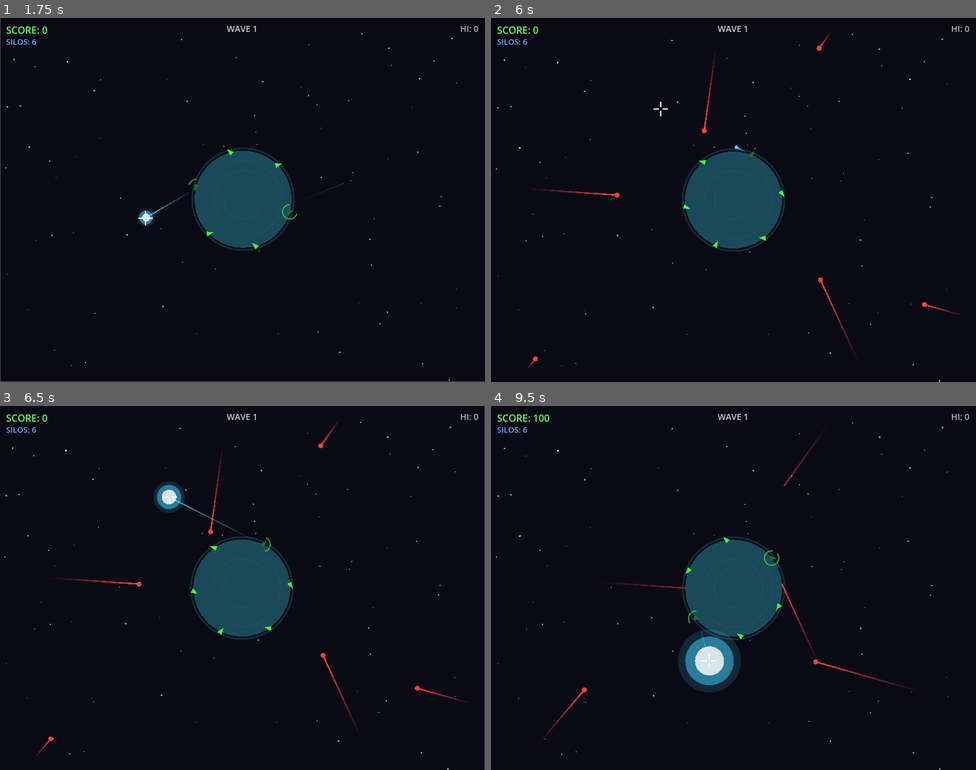
Above: before the commit, frames 1-4 (two rows, left to right).
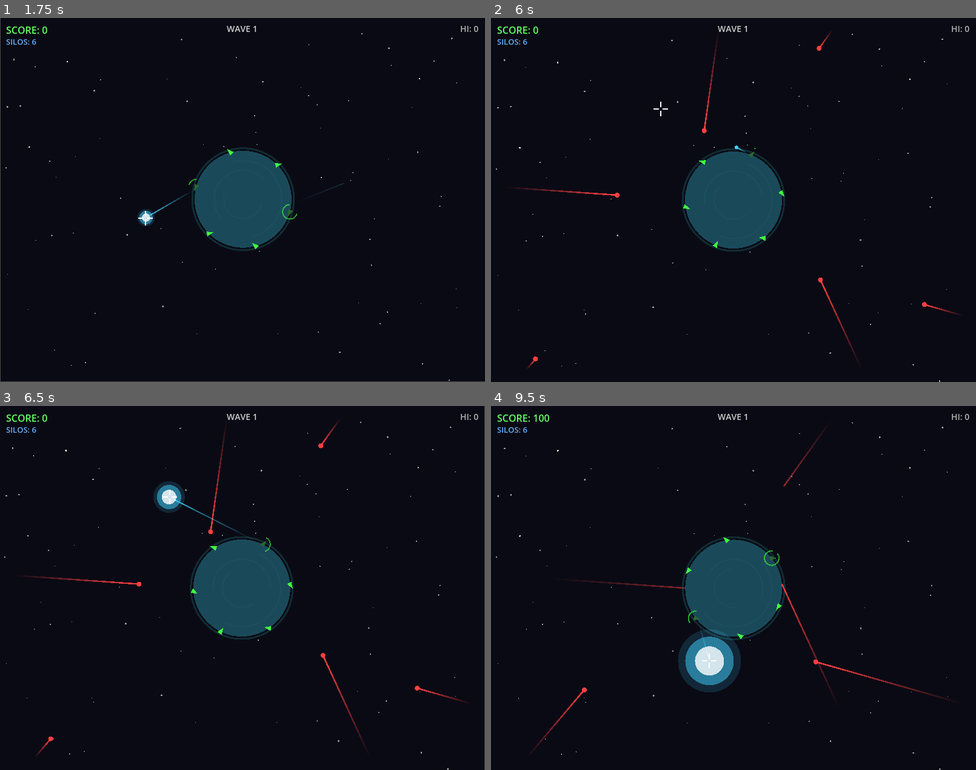
Above: after the commit, the same moments.

Repository: jtreguer/gamer_one
Game: Godot game, scene res://scenes/main.tscn
Two runs of this game, one before a commit and one after it. Both use one fixed random seed, a clock stepped at 60 frames per second and the inputs below.
Inputs (mouse positions are in pixels of both pictures, inside the frame that each line leads up to):
- Up to frame 1 (1.75 s): move the mouse to (349, 181) at 0.52 s; click (349, 181) at 0.67 s; move the mouse to (145, 218) at 1.27 s; click (145, 218) at 1.42 s
- Up to frame 2 (6 s): move the mouse to (782, 119) at 2.02 s; click (782, 119) at 2.17 s; move the mouse to (709, 272) at 2.77 s; click (709, 272) at 2.92 s; move the mouse to (879, 254) at 3.52 s; click (879, 254) at 3.67 s; move the mouse to (588, 145) at 4.27 s; click (588, 145) at 4.42 s; move the mouse to (757, 200) at 5.02 s; click (757, 200) at 5.17 s; move the mouse to (660, 109) at 5.77 s; click (660, 109) at 5.92 s
- Up to frame 3 (6.5 s): no input
- Up to frame 4 (9.5 s): move the mouse to (840, 569) at 6.52 s; click (840, 569) at 6.67 s; move the mouse to (636, 606) at 7.27 s; click (636, 606) at 7.42 s; move the mouse to (782, 507) at 8.02 s; click (782, 507) at 8.17 s; move the mouse to (709, 660) at 8.77 s; click (709, 660) at 8.92 s

Frame 1 is identical in both runs. In frame 2, less than 0.1% of the frame differs, in the area x 5-47%, y 6-48%; in frame 3, 0.2%; in frame 4, 0.2%, in the area x 8-95%, y 22-95%.

Commit message:
Fix trails, add procedural SFX, hide game world during UI screens
- Fix trail rendering: set Line2D top_level=true so trails stay in
  world space instead of moving with the missile parent
- Longer trails: cap 100 -> 300, add points every frame
- Procedural sound effects: 8 synthesized sounds (detonation, enemy
  destroy, impact, click reject, MIRV split, multi-kill, silo
  destroyed, purchase) generated from math at startup
- Hide game world and show system cursor during shop/game over
- Slower enemy speeds and planet rotation (config tuning)

Co-Authored-By: Claude Opus 4.6 <noreply@anthropic.com>

Diff:
--- a/scripts/autoload/audio_manager.gd
+++ b/scripts/autoload/audio_manager.gd
@@ -1,31 +1,185 @@
 extends Node
 
-## Stub AudioManager — plays nothing until audio assets are integrated (Phase 5).
+var _sfx_players: Array[AudioStreamPlayer] = []
+var _sfx_streams: Dictionary = {}
 
-var _sfx_players: Array[AudioStreamPlayer] = []
-var _music_player: AudioStreamPlayer = null
-
-const SFX_POOL_SIZE := 8
+const SFX_POOL_SIZE := 12
+const SAMPLE_RATE := 22050
 
 
 func _ready() -> void:
 	for i in SFX_POOL_SIZE:
 		var player := AudioStreamPlayer.new()
+		player.volume_db = -6.0
 		add_child(player)
 		_sfx_players.append(player)
 
-	_music_player = AudioStreamPlayer.new()
-	add_child(_music_player)
+	_generate_all_sfx()
 
 
-func play_sfx(_sfx_name: String, _pitch_variation: float = 0.1) -> void:
-	# Stub: no audio files loaded yet.
-	pass
+func play_sfx(sfx_name: String, pitch_variation: float = 0.1) -> void:
+	if not _sfx_streams.has(sfx_name):
+		return
+	var player: AudioStreamPlayer = _get_free_player()
+	if player == null:
+		return
+	player.stream = _sfx_streams[sfx_name]
+	player.pitch_scale = randf_range(1.0 - pitch_variation, 1.0 + pitch_variation)
+	player.play()
 
 
-func play_music(_stream: AudioStream, _fade_in: float = 1.0) -> void:
-	pass
+func _get_free_player() -> AudioStreamPlayer:
+	for player in _sfx_players:
+		if not player.playing:
+			return player
+	# All busy — steal the first one
+	return _sfx_players[0]
 
 
-func stop_music(_fade_out: float = 1.0) -> void:
-	pass
+# --- Procedural SFX generation ---
+
+func _generate_all_sfx() -> void:
+	_sfx_streams["detonation"] = _gen_detonation()
+	_sfx_streams["enemy_destroy"] = _gen_enemy_destroy()
+	_sfx_streams["enemy_impact"] = _gen_enemy_impact()
+	_sfx_streams["click_rejected"] = _gen_click_rejected()
+	_sfx_streams["mirv_split"] = _gen_mirv_split()
+	_sfx_streams["multi_kill"] = _gen_multi_kill()
+	_sfx_streams["silo_destroyed"] = _gen_silo_destroyed()
+	_sfx_streams["purchase"] = _gen_purchase()
+
+
+func _make_stream(samples: PackedFloat32Array) -> AudioStreamWAV:
+	var stream := AudioStreamWAV.new()
+	stream.format = AudioStreamWAV.FORMAT_16_BITS
+	stream.mix_rate = SAMPLE_RATE
+	stream.stereo = false
+
+	var data := PackedByteArray()
+	data.resize(samples.size() * 2)
+	for i in samples.size():
+		var val: int = clampi(int(samples[i] * 32767.0), -32768, 32767)
+		data.encode_s16(i * 2, val)
+
+	stream.data = data
+	return stream
+
+
+# Blast detonation: low rumble with noise burst
+func _gen_detonation() -> AudioStreamWAV:
+	var length: float = 0.35
+	var count: int = int(SAMPLE_RATE * length)
+	var samples := PackedFloat32Array()
+	samples.resize(count)
+	for i in count:
+		var t: float = float(i) / float(SAMPLE_RATE)
+		var env: float = (1.0 - t / length) * (1.0 - t / length)
+		var low: float = sin(TAU * 65.0 * t + sin(TAU * 30.0 * t) * 2.0)
+		var noise: float = randf_range(-1.0, 1.0)
+		samples[i] = (low * 0.5 + noise * 0.5) * env * 0.7
+	return _make_stream(samples)
+
+
+# Enemy destroyed: quick rising blip
+func _gen_enemy_destroy() -> AudioStreamWAV:
+	var length: float = 0.15
+	var count: int = int(SAMPLE_RATE * length)
+	var samples := PackedFloat32Array()
+	samples.resize(count)
+	for i in count:
+		var t: float = float(i) / float(SAMPLE_RATE)
+		var env: float = (1.0 - t / length)
+		var freq: float = 400.0 + 800.0 * (t / length)
+		samples[i] = sin(TAU * freq * t) * env * 0.5
+	return _make_stream(samples)
+
+
+# Enemy impact on planet: heavy thud
+func _gen_enemy_impact() -> AudioStreamWAV:
+	var length: float = 0.3
+	var count: int = int(SAMPLE_RATE * length)
+	var samples := PackedFloat32Array()
+	samples.resize(count)
+	for i in count:
+		var t: float = float(i) / float(SAMPLE_RATE)
+		var env: float = (1.0 - t / length) * (1.0 - t / length)
+		var freq: float = 90.0 * (1.0 - t / length * 0.5)
+		var noise: float = randf_range(-1.0, 1.0)
+		samples[i] = (sin(TAU * freq * t) * 0.6 + noise * 0.4) * env * 0.6
+	return _make_stream(samples)
+
+
+# Click rejected: short low buzz
+func _gen_click_rejected() -> AudioStreamWAV:
+	var length: float = 0.12
+	var count: int = int(SAMPLE_RATE * length)
+	var samples := PackedFloat32Array()
+	samples.resize(count)
+	for i in count:
+		var t: float = float(i) / float(SAMPLE_RATE)
+		var env: float = (1.0 - t / length)
+		# Square-ish wave at low freq
+		var wave: float = sign(sin(TAU * 150.0 * t))
+		samples[i] = wave * env * 0.3
+	return _make_stream(samples)
+
+
+# MIRV split: metallic scatter
+func _gen_mirv_split() -> AudioStreamWAV:
+	var length: float = 0.25
+	var count: int = int(SAMPLE_RATE * length)
+	var samples := PackedFloat32Array()
+	samples.resize(count)
+	for i in count:
+		var t: float = float(i) / float(SAMPLE_RATE)
+		var env: float = (1.0 - t / length)
+		var tone1: float = sin(TAU * 520.0 * t)
+		var tone2: float = sin(TAU * 780.0 * t + sin(TAU * 200.0 * t) * 3.0)
+		var noise: float = randf_range(-1.0, 1.0)
+		samples[i] = (tone1 * 0.3 + tone2 * 0.3 + noise * 0.2) * env * 0.5
+	return _make_stream(samples)
+
+
+# Multi kill: rising triumphant chord
+func _gen_multi_kill() -> AudioStreamWAV:
+	var length: float = 0.4
+	var count: int = int(SAMPLE_RATE * length)
+	var samples := PackedFloat32Array()
+	samples.resize(count)
+	for i in count:
+		var t: float = float(i) / float(SAMPLE_RATE)
+		var env: float = (1.0 - t / length)
+		var chord: float = sin(TAU * 440.0 * t) + sin(TAU * 554.0 * t) + sin(TAU * 659.0 * t)
+		samples[i] = chord / 3.0 * env * 0.5
+	return _make_stream(samples)
+
+
+# Silo destroyed: deep explosion rumble
+func _gen_silo_destroyed() -> AudioStreamWAV:
+	var length: float = 0.5
+	var count: int = int(SAMPLE_RATE * length)
+	var samples := PackedFloat32Array()
+	samples.resize(count)
+	for i in count:
+		var t: float = float(i) / float(SAMPLE_RATE)
+		var env: float = (1.0 - t / length) * (1.0 - t / length)
+		var low: float = sin(TAU * 45.0 * t + sin(TAU * 20.0 * t) * 4.0)
+		var noise: float = randf_range(-1.0, 1.0)
+		samples[i] = (low * 0.5 + noise * 0.5) * env * 0.8
+	return _make_stream(samples)
+
+
+# Purchase upgrade: bright confirmation ding
+func _gen_purchase() -> AudioStreamWAV:
+	var length: float = 0.2
+	var count: int = int(SAMPLE_RATE * length)
+	var samples := PackedFloat32Array()
+	samples.resize(count)
+	for i in count:
+		var t: float = float(i) / float(SAMPLE_RATE)
+		var env: float = (1.0 - t / length)
+		var freq: float = 880.0
+		if t > 0.08:
+			freq = 1100.0
+		samples[i] = sin(TAU * freq * t) * env * 0.4
+	return _make_stream(samples)
--- a/scripts/game/enemy_missile.gd
+++ b/scripts/game/enemy_missile.gd
@@ -21,7 +21,7 @@
 @onready var trail: Line2D = $Trail
 @onready var head: Node2D = $Head
 
-const TRAIL_POINT_CAP := 100
+const TRAIL_POINT_CAP := 300
 
 
 func setup(from: Vector2, to: Vector2, missile_speed: float, p_center: Vector2, p_radius: float) -> void:
@@ -53,12 +53,10 @@
 	# Move toward target
 	global_position += _direction * speed * delta
 
-	# Add trail point (every other frame for performance)
-	_frame_count += 1
-	if _frame_count % 2 == 0:
-		trail.add_point(trail.to_local(global_position))
-		if trail.get_point_count() > TRAIL_POINT_CAP:
-			trail.remove_point(0)
+	# Add trail point
+	trail.add_point(trail.to_local(global_position))
+	if trail.get_point_count() > TRAIL_POINT_CAP:
+		trail.remove_point(0)
 
 	# Check if reached planet circumference
 	var dist_to_center: float = global_position.distance_to(planet_center)
--- a/scripts/game/interceptor.gd
+++ b/scripts/game/interceptor.gd
@@ -10,7 +10,7 @@
 @onready var trail: Line2D = $Trail
 @onready var head: Node2D = $Head
 
-const TRAIL_POINT_CAP := 100
+const TRAIL_POINT_CAP := 300
 const ARRIVAL_THRESHOLD := 5.0
 
 
--- a/scripts/game/main.gd
+++ b/scripts/game/main.gd
@@ -42,6 +42,7 @@
 	GameManager.wave_started.connect(_on_wave_started)
 	GameManager.silo_repair_requested.connect(_on_silo_repair_requested)
 	GameManager.game_restarted.connect(_on_game_restarted)
+	GameManager.game_state_changed.connect(_on_game_state_changed)
 
 	# Connect HUD to silo manager
 	hud.connect_silo_manager(planet.silo_manager)
@@ -298,6 +299,16 @@
 
 func _on_all_silos_destroyed() -> void:
 	GameManager.on_all_silos_destroyed()
+
+
+func _on_game_state_changed(new_state: GameManager.GameState) -> void:
+	var playing: bool = (new_state == GameManager.GameState.PLAYING)
+	game_world.visible = playing
+	crosshair.visible = playing
+	if playing:
+		Input.set_mouse_mode(Input.MOUSE_MODE_HIDDEN)
+	else:
+		Input.set_mouse_mode(Input.MOUSE_MODE_VISIBLE)
 
 
 func _on_silo_repair_requested() -> void:
--- a/scripts/game/mirv_missile.gd
+++ b/scripts/game/mirv_missile.gd
@@ -24,7 +24,7 @@
 @onready var trail: Line2D = $Trail
 @onready var head: Node2D = $Head
 
-const TRAIL_POINT_CAP := 100
+const TRAIL_POINT_CAP := 300
 const PULSE_SPEED := 4.0
 
 
@@ -70,11 +70,9 @@
 	global_position += _direction * speed * delta
 
 	# Add trail point
-	_frame_count += 1
-	if _frame_count % 2 == 0:
-		trail.add_point(trail.to_local(global_position))
-		if trail.get_point_count() > TRAIL_POINT_CAP:
-			trail.remove_point(0)
+	trail.add_point(trail.to_local(global_position))
+	if trail.get_point_count() > TRAIL_POINT_CAP:
+		trail.remove_point(0)
 
 	# Check if close enough to planet to split
 	var dist_to_center: float = global_position.distance_to(planet_center)
--- a/scripts/ui/upgrade_shop.gd
+++ b/scripts/ui/upgrade_shop.gd
@@ -104,6 +104,7 @@
 	if upgrade_id == "silo_repair":
 		var cost: int = GameManager.config.silo_repair_cost_mult * GameManager.current_wave
 		if GameManager.purchase_upgrade(upgrade_id, cost):
+			AudioManager.play_sfx("purchase")
 			_request_silo_repair()
 			_refresh_cards()
 	else:
@@ -113,6 +114,7 @@
 			return
 		var cost: int = _get_cost(def, level)
 		if GameManager.purchase_upgrade(upgrade_id, cost):
+			AudioManager.play_sfx("purchase")
 			_refresh_cards()
 
 
